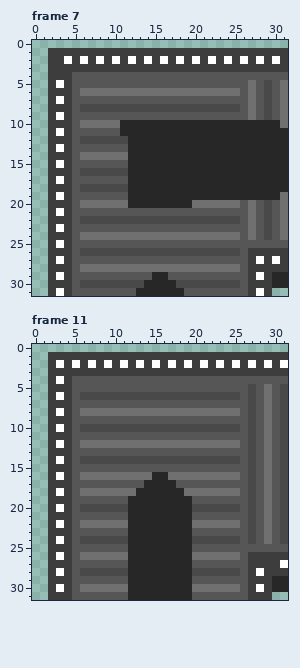
Two states of a pixel-art file, Assets/Sprites/Conveyors/up right curve conv.aseprite. Above is the file before it was changed.
32x32 pixels, 11 frames. Shown: frame 7, frame 11. The commit also changed other frames, which this record leaves out.
After:
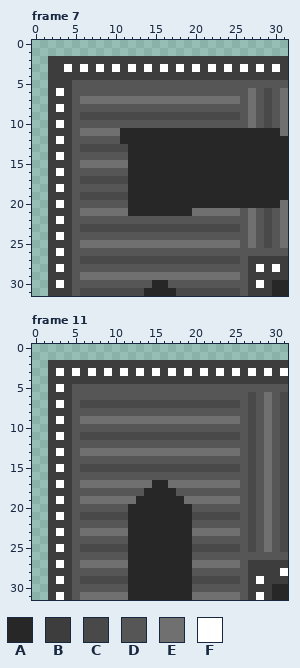
Palette (. is transparent): A #272727  B #3d3d3d  C #494949  D #565656  E #707070  F #ffffff
Changes in this commit:
Changed rows in their new state; - is an unchanged pixel.
Frame 7, layers "Layer 7", "Layer 6 Copy":
first column x 2:
 1 ..............................
 2 --B-B-B-B-B-B-B-B-B-B-B-B-B-B-
 3 --F-F-F-F-F-F-F-F-F-F-F-F-F-F-
 4 ---BBBBBBBBBBBBBBBBBBBBBBBBBBB
 5 -B-----------------------D-D-D
 6 -F--DDDDDDDDDDDDDDDDDDDD------
 7 -B--EEEEEEEEEEEEEEEEEEEE------
 8 -F--DDDDDDDDDDDDDDDDDDDD------
 9 -B--CCCCCCCCCCCCCCCCCCCC------
10 -F--DDDDDDDDDDDDDDDDDDDDDEDCD-
11 -B--EEEEE--------------------E
12 -F--DDDDDA--------------------
13 -B--CCCCCC--------------------
14 -F--DDDDDD--------------------
15 -B--EEEEEE--------------------
16 -F--DDDDDD--------------------
17 -B--CCCCCC--------------------
18 -F--DDDDDD--------------------
19 -B--CCCCCC-------------------A
20 -F--DDDDDD--------AAAAAAAAAAA-
21 -B--EEEEEEAAAAAAAAEEEEEE------
22 -F--DDDDDDDDDDDDDDDDDDDD------
23 -B--CCCCCCCCCCCCCCCCCCCC------
24 -F--DDDDDDDDDDDDDDDDDDDD------
25 -B--EEEEEEEEEEEEEEEEEEEE-E-C-E
26 -F--DDDDDDDDDDDDDDDDDDDD-DDDDD
27 -B--CCCCCCCCCCCCCCCCCCCC--B-B-
28 -F--DDDDDDDDDDDDDDDDDDDD--F-F-
29 -B--EEEEEEEEEEEEEEEEEEEE--B-BB
30 -F--DDDDDDDDD--DDDDDDDDD--F---
31 -B--CCCCCCCC----CCCCCCCC--B-AA
Frame 11, layers "Layer 7", "Layer 6 Copy":
first column x 2:
 1 ..............................
 2 -B-B-B-B-B-B-B-B-B-B-B-B-B-B-B
 3 -F-F-F-F-F-F-F-F-F-F-F-F-F-F-F
 4 -B-BBBBBBBBBBBBBBBBBBBBBBBBBBB
 5 -F-----------------------D-D-D
 6 -B--DDDDDDDDDDDDDDDDDDDD------
 7 -F--CCCCCCCCCCCCCCCCCCCC------
 8 -B--DDDDDDDDDDDDDDDDDDDD------
 9 -F--EEEEEEEEEEEEEEEEEEEE------
10 -B--DDDDDDDDDDDDDDDDDDDD------
11 -F--CCCCCCCCCCCCCCCCCCCC------
12 -B--DDDDDDDDDDDDDDDDDDDD------
13 -F--EEEEEEEEEEEEEEEEEEEE------
14 -B--DDDDDDDDDDDDDDDDDDDD------
15 -F--CCCCCCCCCCCCCCCCCCCC------
16 -B--DDDDDDDDDDDDDDDDDDDD------
17 -F--EEEEEEEEE--EEEEEEEEE------
18 -B--DDDDDDDD----DDDDDDDD------
19 -F--EEEEEEE------EEEEEEE------
20 -B--DDDDDD--------DDDDDD------
21 -F--CCCCCC--------CCCCCC------
22 -B--DDDDDD--------DDDDDD------
23 -F--EEEEEE--------EEEEEE------
24 -B--DDDDDD--------DDDDDD------
25 -F--CCCCCC--------CCCCCC-C-E-C
26 -B--DDDDDD--------DDDDDD-DDDDD
27 -F--EEEEEE--------EEEEEE-----B
28 -B--DDDDDD--------DDDDDD--B--F
29 -F--CCCCCC--------CCCCCC--F-BB
30 -B--DDDDDD--------DDDDDD--B---
31 -F--EEEEEE--------EEEEEE--F-AA
Where, in picture pixels (left, top, right, bottom), the same in both pictures:
changed: (48, 48, 288, 296)
changed: (48, 352, 288, 600)
